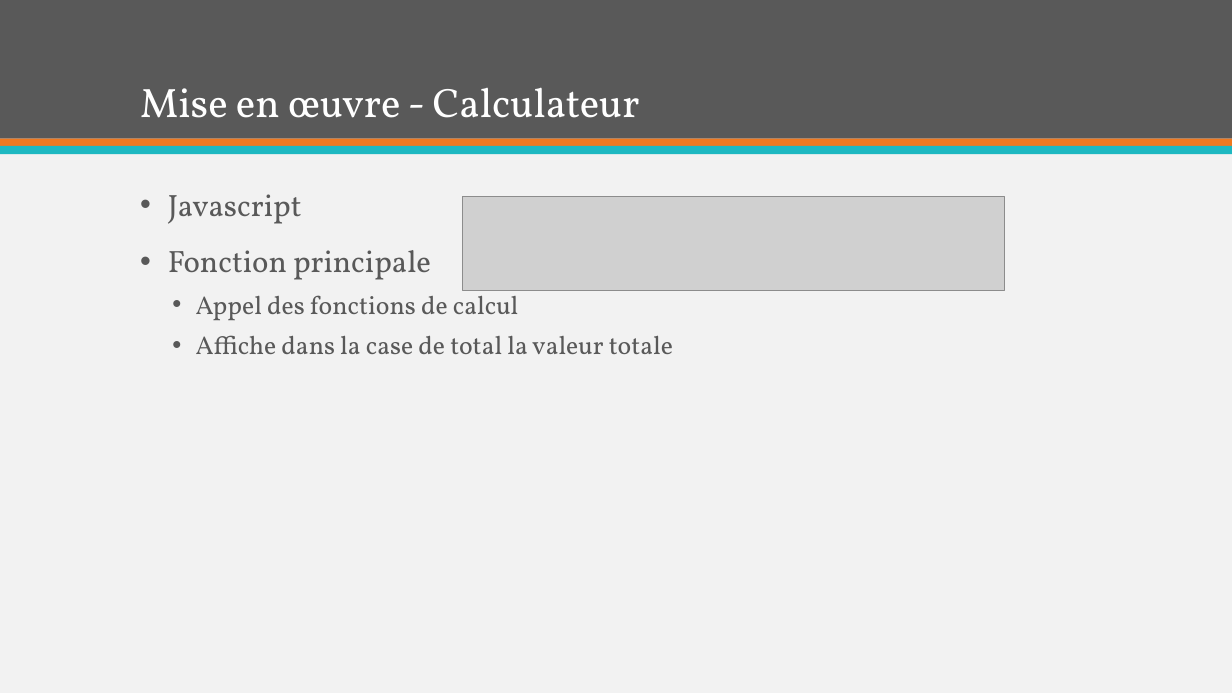
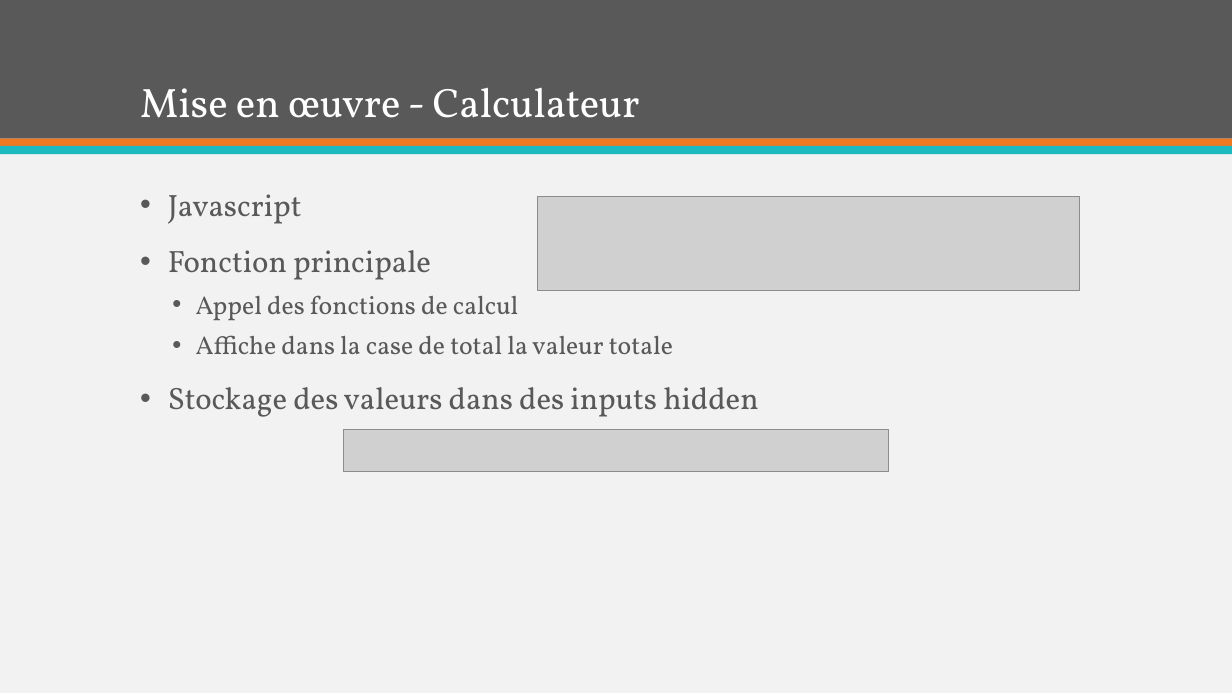
Before and after one commit to Benoris/TPI, a slide deck: slide 9 of Documentation/Orale/Présentation Furnigo.pptx (slide 8 before the commit). Drawn at 1232x693 pixels with LibreOffice and Linux fonts; fonts in the diff are those of the drawing; grey boxes stand for pictures. Boxes give left, top, right and bottom in pixels: in the first picture for what was removed or moved away, otherwise in the second. Text is boxed around its words. In the diff, an @@ line names an element or a change of style, - is before the commit and + after.

Commit message:
Présentation

```diff
--- a/Documentation/Orale/Présentation Furnigo.pptx
+++ b/Documentation/Orale/Présentation Furnigo.pptx
@@ picture: place and size @@
-picture at (463, 196, 1005, 290)
+picture at (538, 196, 1080, 290)
@@ text at (168, 387, 758, 417): paragraph added @@
+• Stockage des valeurs dans des inputs hidden
@@ picture added at (344, 430, 889, 472) @@
```
Also in this commit, not shown: 2 other slides changed, 5 slides added, 1 slide removed, 2 other files.
